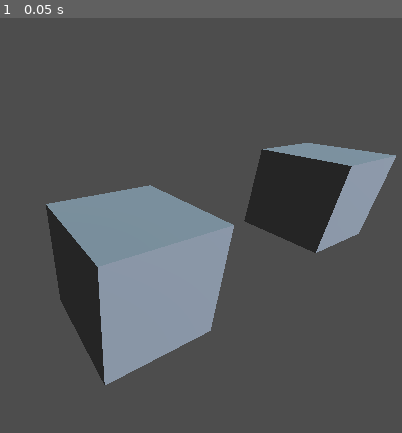
Above: before the commit, frame 1.
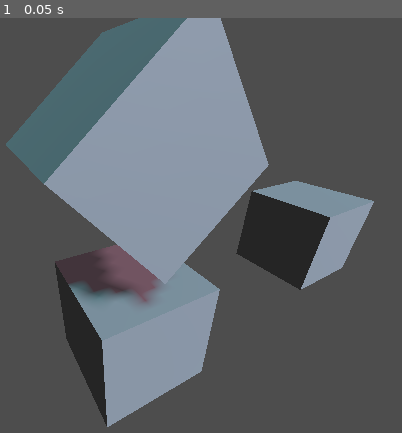
Above: after the commit, the same moment.

Repository: meyerAurelius/grant-proposal
Game: Godot game, scene res://main.tscn
Same seed, same stepped clock (60 frames per second), same inputs: the game is played once before the commit and once after it.
Inputs:
- Up to frame 1 (0.05 s): no input

The runs differ from the first frame. In frame 1, 36% of the frame differs, in the area x 1-99%, y 0-99%.

Commit message:
I added a square, raised it up and rotate it a little bit. I also changed the height of the camera

Diff:
--- a/virtual-lab/main.tscn
+++ b/virtual-lab/main.tscn
@@ -25,7 +25,7 @@
 shadow_blur = 1.09
 
 [node name="Camera3D" type="Camera3D" parent="WorldEnvironment"]
-transform = Transform3D(0.87228274, 0.2409743, -0.42550468, 0, 0.8701493, 0.49278814, 0.48900187, -0.42985058, 0.7590163, -0.93112075, 1.2819834, 1.5500202)
+transform = Transform3D(0.87228274, 0.2409743, -0.42550468, 0, 0.8701493, 0.49278814, 0.48900187, -0.42985058, 0.7590163, -0.93112075, 1.829916, 1.5500202)
 environment = SubResource("Environment_ig7tw")
 fov = 80.0
 far = 100.0
@@ -36,6 +36,9 @@
 
 [node name="CSGBox3D" type="CSGBox3D" parent="WorldEnvironment"]
 
+[node name="CSGBox3D3" type="CSGBox3D" parent="WorldEnvironment"]
+transform = Transform3D(0.66029006, 0.75101066, 0, -0.75101066, 0.66029006, 0, 0, 0, 1, 0, 1.4673696, 0)
+
 [node name="DirectionalLight3D2" type="DirectionalLight3D" parent="WorldEnvironment"]
 transform = Transform3D(1, 0, 0, 0, 0.65926707, 0.75190884, 0, -0.75190884, 0.65926707, -0.5754945, 2.3184676, 4.420488)
 light_color = Color(0.27058825, 1, 1, 1)
